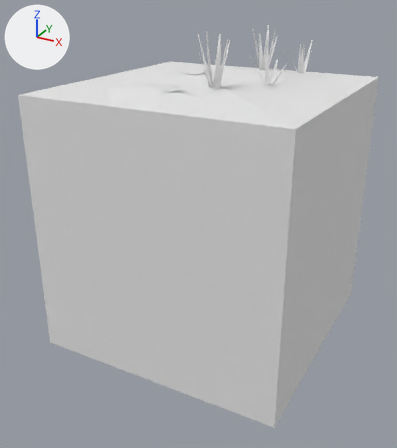
One commit to the FBX model Assets/Tiles/Blend/Blend Dark Dry 1.fbx: the scene before it, then after it.
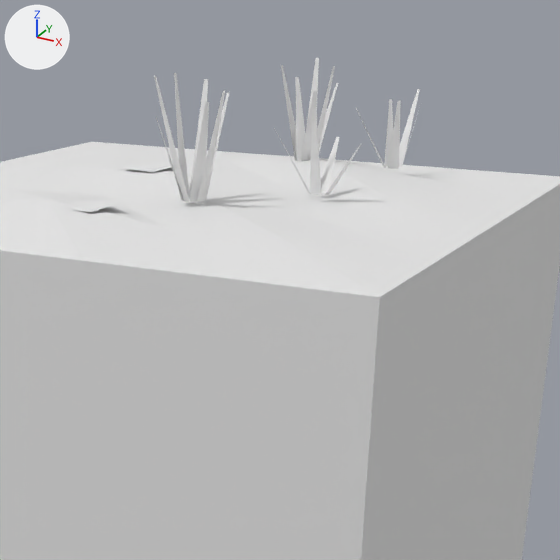
Each version appears first whole from a 50 mm camera at (1.93, -3.75, 1.76) aimed at (-0.04, -0.17, -0.04), and next in a close-up on the part from 33% to 94% of the width and 0% to 54% of the height. Arrows for +X, +Y and +Z are at upper left; the lights stay in place. The older version's two pictures come first. Where no turn or scale is listed for an object, it has been applied to the vertices. Vertices at exactly the same position are counted once.

The first close-up shows 'Blend Dark Dry 1'.
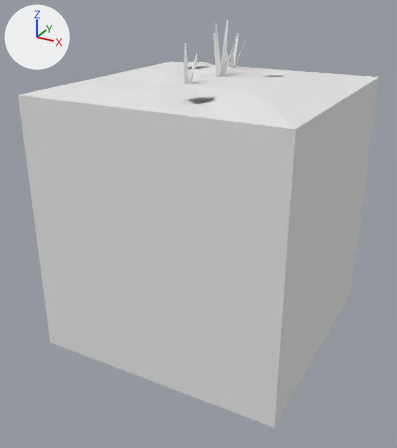
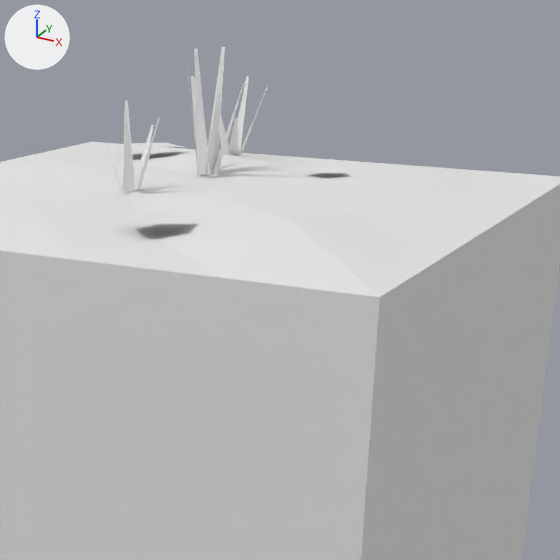
Location of each change, [x1, y1, x2, y2] in pixels of the close-ups (560 x 560 px; the box of a moved part takes in the faces that stretch with it):
'Blend Dark Dry 1', reshaped: before [0, 58, 560, 560]; after [0, 47, 560, 560]
part 1 of me_blend_dark_dry_1, moved or reshaped: before [125, 164, 174, 172]; after [306, 162, 348, 173]
part 2 of me_blend_dark_dry_1, added: after [123, 142, 184, 149]
part 3 of me_blend_dark_dry_1, deleted: before [154, 58, 420, 202]
part 4 of me_blend_dark_dry_1, moved or reshaped: before [0, 142, 543, 297]; after [0, 47, 543, 297]

The change, as a diff of the scene's bpy script:
```diff
--- a/Assets/Tiles/Blend/Blend Dark Dry 1.fbx.py
+++ b/Assets/Tiles/Blend/Blend Dark Dry 1.fbx.py
@@ me_blend_dark_dry_1 @@
 # used by ob_blend_dark_dry_1; location = (0.0, 0.0, 0.0)
-me_blend_dark_dry_1.from_pydata(...)  # 154 vertices, 89 faces; spans x -1.0..1.0, y -1.0..1.0, z -1.0..1.46
+me_blend_dark_dry_1.from_pydata(...)  # 131 vertices, 83 faces; spans x -1.0..1.0, y -1.0..1.0, z -1.0..1.5
+# me_blend_dark_dry_1 part 1: the loose piece of 5 vertices spanning x -0.36..-0.16, y 0.13..0.33, z 1.09..1.11 is turned 126.5 degrees about the z axis through its middle and scaled by 0.738, then moved by (0.54, 0.24, 0.0)
+# me_blend_dark_dry_1 part 2: the loose piece of 5 vertices spanning x -0.36..-0.16, y 0.13..0.33, z 1.09..1.11 is copied, and the copy is turned -57.6 degrees about the z axis through its middle and scaled by 1.21, then moved by (-0.27, 0.47, 0.0); it spans x -0.66..-0.42, y 0.59..0.83, z 1.09..1.11
+# me_blend_dark_dry_1 part 3: 24 loose pieces with 96 vertices, spanning x 0.02..0.57, y -0.4..0.78, z 1.09..1.46, are deleted
+# me_blend_dark_dry_1 part 4
+# 16 vertices are removed from x -0.64..0.65, y -0.62..0.65, z 1.05..1.11
+# 48 faces are deleted
+# 84 vertices are added at x -0.64..0.64, y -0.65..0.79, z 1.05..1.5
+# 65 new faces join them
+# other edits to the shape of me_blend_dark_dry_1 do not show in these pictures
 me_blend_dark_dry_1.materials.append(mat_tileworld_tiles)
```
